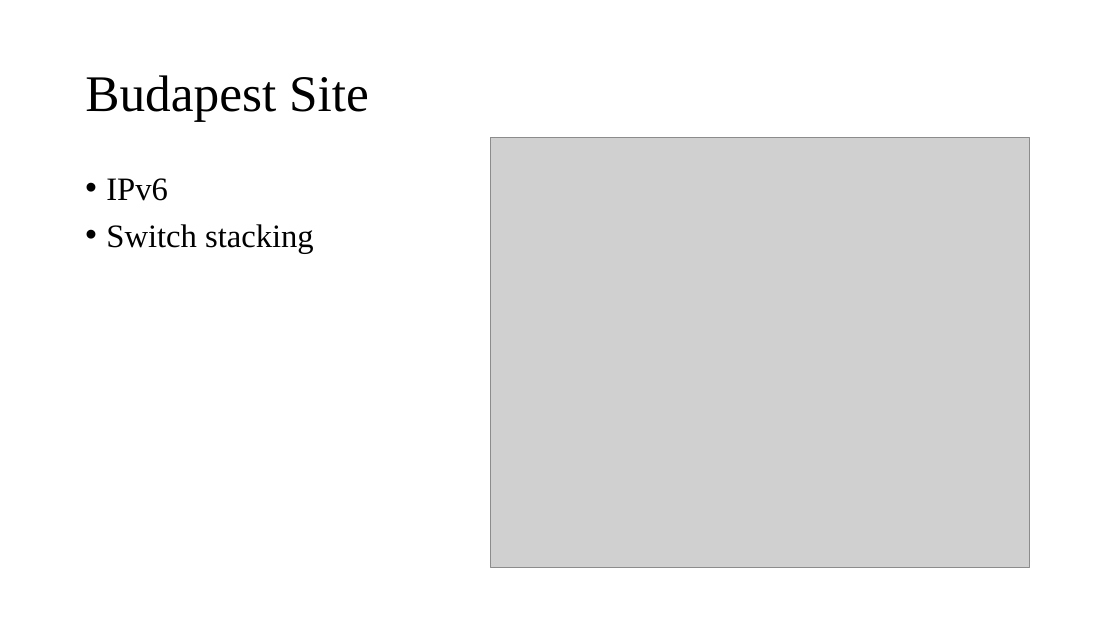
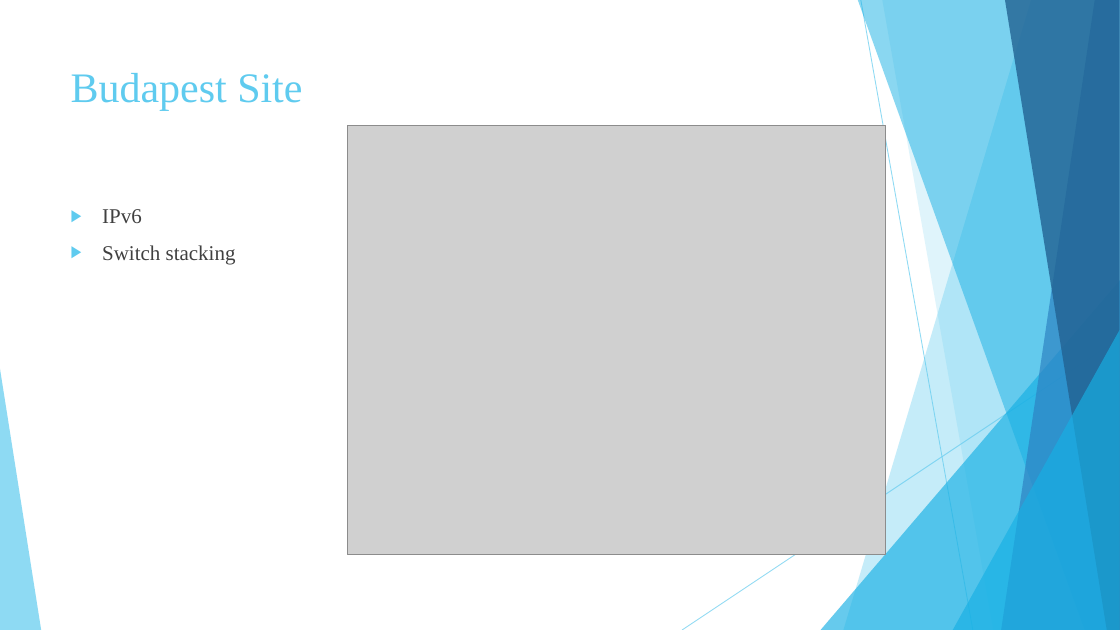
Before and after one commit to BalaWW/NetWorks, a slide deck: slide 8 of NetWorks Presentation.pptx. Drawn at 1120x630 pixels with LibreOffice and Linux fonts; fonts in the diff are those of the drawing; grey boxes stand for pictures. Boxes give left, top, right and bottom in pixels: in the first picture for what was removed or moved away, otherwise in the second. Text is boxed around its words. In the diff, an @@ line names an element or a change of style, - is before the commit and + after.

```diff
--- a/NetWorks Presentation.pptx
+++ b/NetWorks Presentation.pptx
@@ title "Budapest Site" moved from (x1=85, y1=75, x2=369, y2=121) to (x1=71, y1=73, x2=302, y2=110) @@
@@ title "Budapest Site" at (x1=71, y1=73, x2=302, y2=110): size 44 to 36 pt, text colour #000000 to #5FCBEF; line spacing 0.9 to 1; vertical alignment middle to top @@
@@ picture moved from (x1=491, y1=138, x2=1030, y2=568) to (x1=347, y1=125, x2=886, y2=555) @@
@@ text "IPv6" moved from (x1=106, y1=178, x2=314, y2=253) to (x1=102, y1=209, x2=236, y2=265) @@
@@ text "IPv6" at (x1=102, y1=209, x2=236, y2=265): size 28 to 18 pt, text colour #000000 to #404040; bullet • to ▶; line spacing 0.9 to 1 @@
@@ group added at (x1=0, y1=0, x2=1120, y2=630): 5 freeform shapes, 3 triangles, 2 lines @@
```
Also in this commit, not shown: 12 other slides changed, 2 other files.
